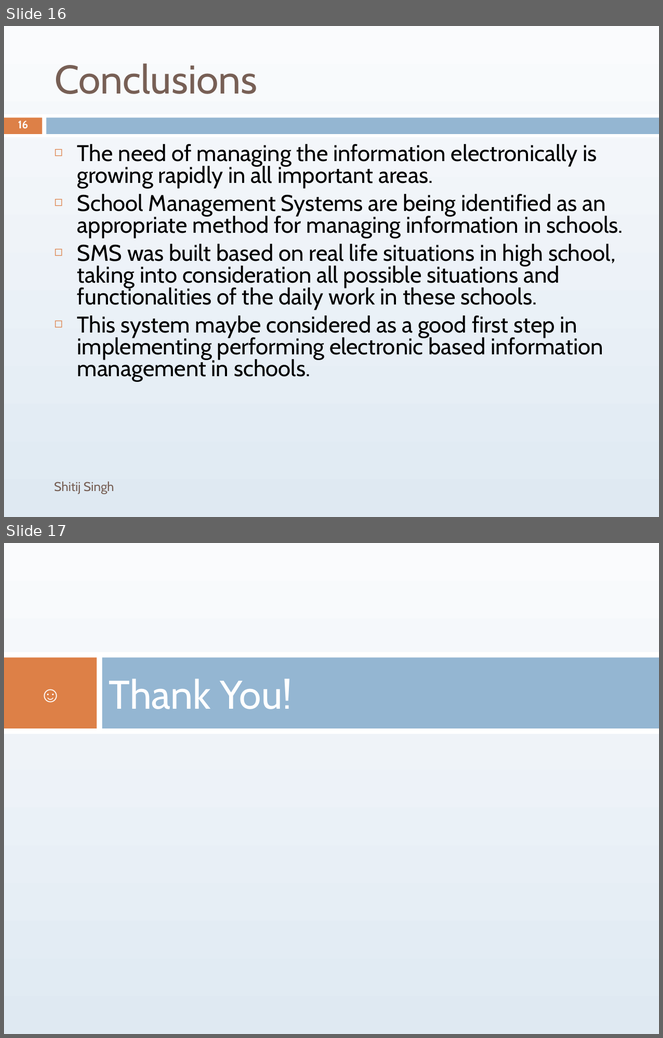
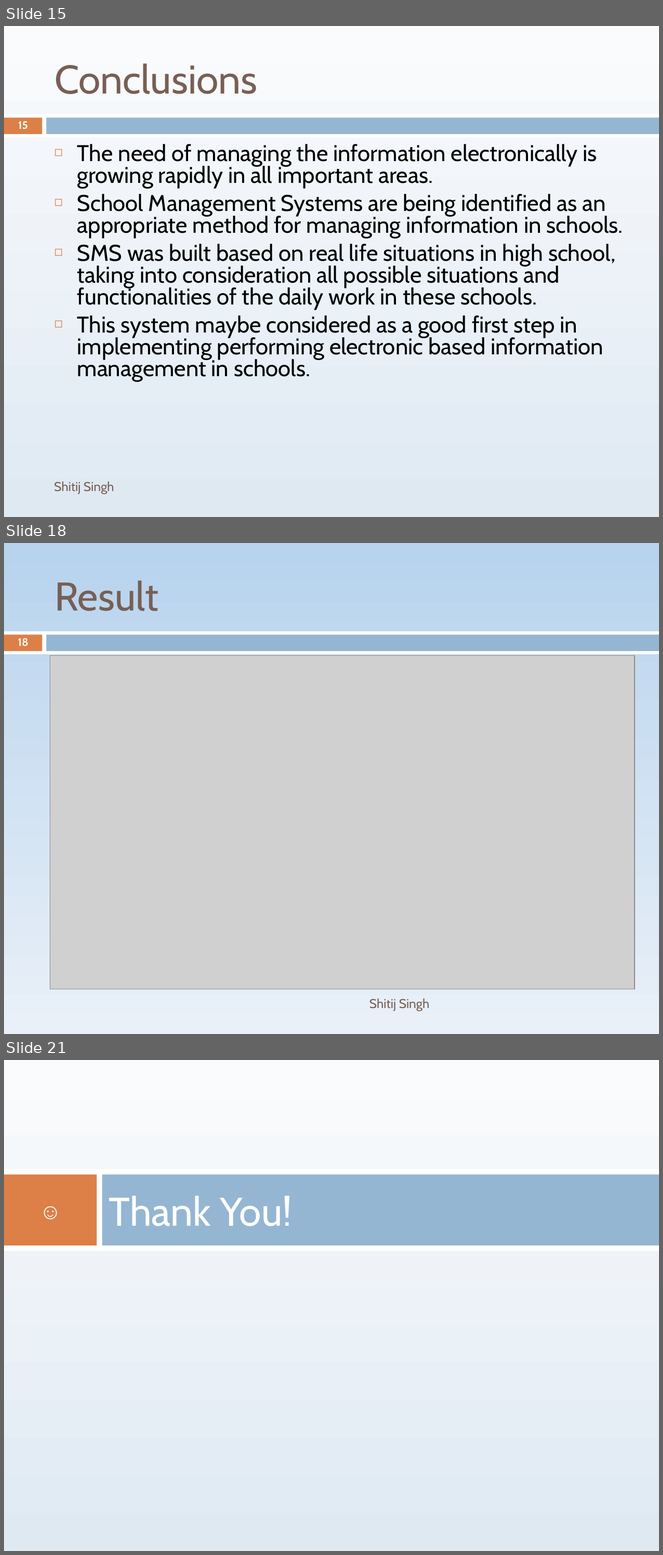
Before and after one commit to shitijbmw/myproject, a slide deck: sms.ppt. Shown one above the other, each under a label of ours: slides 16 and 17 before the commit, slides 15, 18 and 21 after it; the slides between them are not shown. The pictures are 663x1038 and 663x1555 pixels, drawn with LibreOffice and Linux fonts; fonts in the diff are those of the drawing; grey boxes stand for pictures. Boxes give left, top, right and bottom in pixels: in the first picture for what was removed or moved away, otherwise in the second. Text is boxed around its words. In the diff, an @@ line names an element or a change of style, - is before the commit and + after.

```diff
--- a/sms.ppt
+++ b/sms.ppt
@@ slide 18 added at bbox=[4, 543, 659, 1034], background gradient #B7D3ED to #E9F0F8; not listed: 3 template elements that a slide beside it also shows @@
@@ title added at bbox=[54, 580, 158, 611], 44 pt, text #775F55 @@
+Result
@@ page number added at bbox=[18, 638, 28, 646], 12 pt, text #FFFFFF, bold @@
+18
@@ picture added at bbox=[50, 656, 634, 990] @@
@@ text added at bbox=[370, 999, 430, 1012], 14 pt, text #775F55 @@
+Shitij Singh
@@ what was slide 16 is now slide 15 @@
@@ page number at bbox=[18, 121, 28, 129]: text changed @@
-16
+15
@@ what was slide 17 is now slide 21 @@
```
Also in this commit, not shown: 3 slides changed, 3 other slides added.
